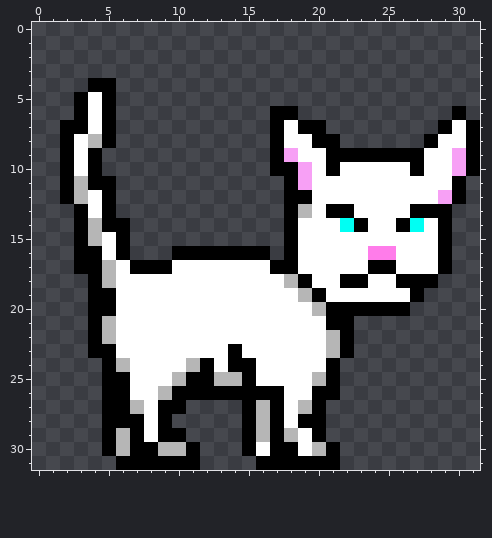
One commit to this pixel-art sprite: images/Cat/Idle_Right_2.png. The picture above is the old version.
The file is 96x96 pixels, drawn in blocks of 3x3; one block is one cell here.
After:
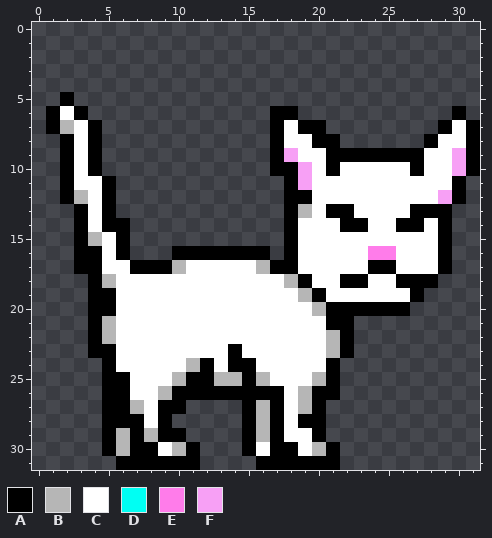
Palette (. is transparent): A #000000  B #b6b6b6  C #ffffff  D #00fff3  E #ff7cea  F #f7a0f5
Difference:
@@ x 0..31 @@
  3 ................................
- 4 ....AA..........................
- 5 ...ACA..........................
- 6 ...ACA...........AA...........A.
- 7 ..AACA...........ACAA........ACA
- 8 ..ACBA...........ACCAA......ACCA
+ 4 ................................
+ 5 ..A.............................
+ 6 .ACA.............AA...........A.
+ 7 .ABCA............ACAA........ACA
+ 8 ..ACA............ACCAA......ACCA
  9 ..ACA............AFCCAAAAAAACCFA
 10 ..ACA............AAFCACCCCCACCFA
-11 ..ABAA............AFCCCCCCCCCCA.
+11 ..ACCA............AFCCCCCCCCCCA.
 12 ..ABCA............AACCCCCCCCCFA.
 13 ...ACA............ABCAACCCCAAA..
-14 ...ABAA...........ACCCDACCADCA..
+14 ...ACAA...........ACCCAACCAACA..
 15 ...ABCA...........ACCCCCCCCCCA..
 16 ...AACA...AAAAAAA.ACCCCCEECCCA..
-17 ...AABCAAACCCCCCCAACCCCCAACCCA..
+17 ...AACCAAABCCCCCBAACCCCCAACCCA..
 18 ....ABCCCCCCCCCCCCBACCAACCAAA...
@@ x 4..21 @@
 23 AACCCCCCCCACCCCCCB
-24 .ABCCCCBACAACCCCCA
-25 .AACCCBAABBACCCCBA
-26 .AACCBAAAAAAAACCAA
+24 .ACCCCCBACAACCCCCA
+25 .AACCCBAABBABCCCBA
+26 .AACCBAAAAAAAACBAA
 27 .AABCAA....ABACBA.
 28 .AAACA.....ABACAA.
-29 .ABACAA....ABABCA.
-30 .ABAABBA...ACAACBA
+29 .ABABAA....ABACCA.
+30 .ABAACBA...ACAACBA
 31 ..AAAAAA....AAAAAA
